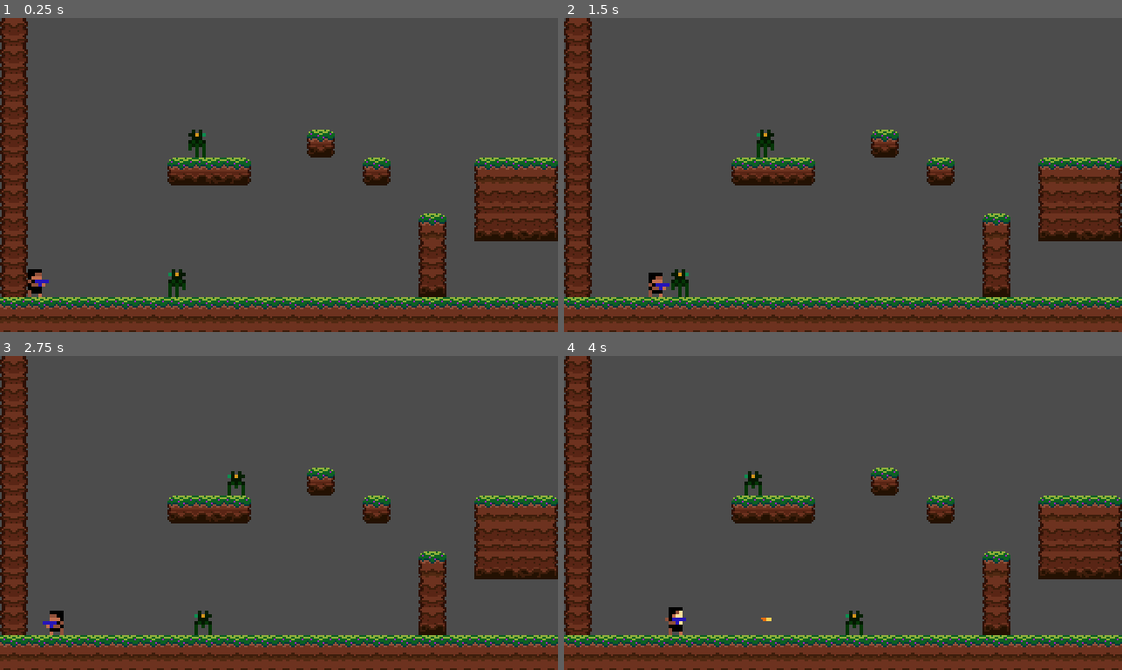
Above: before the commit, frames 1-4 (two rows, left to right).
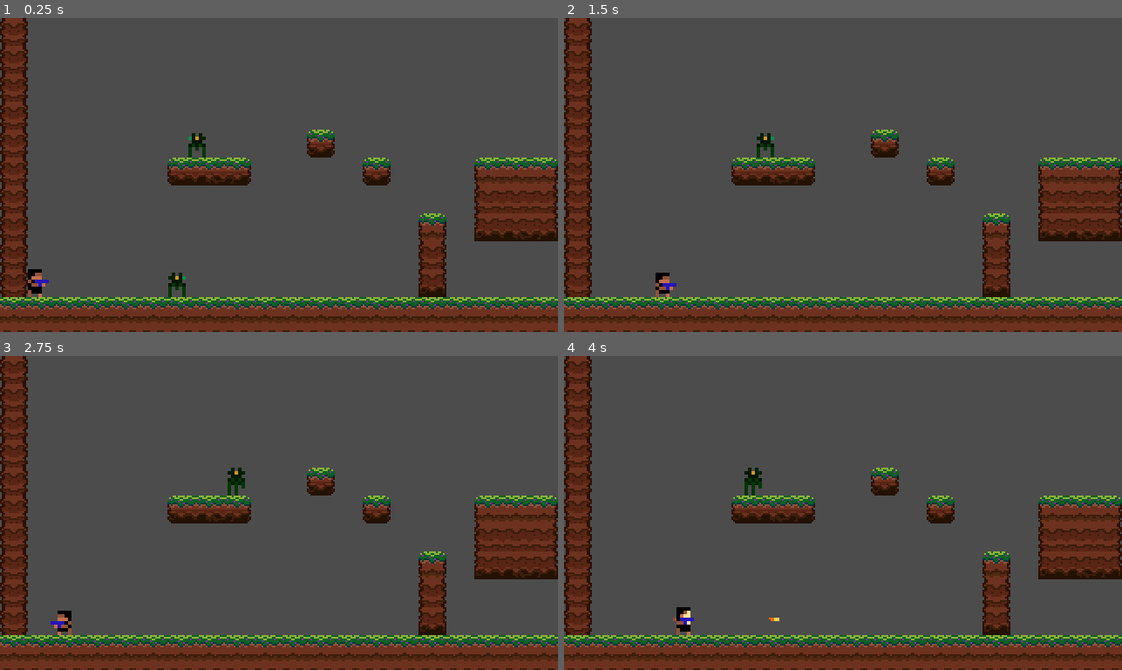
Above: after the commit, the same moments.

Repository: heartyhardy/pewpew-the-game
Game: Godot game, scene res://LevelOne.tscn
Same seed, same stepped clock (60 frames per second), same inputs: the game is played once before the commit and once after it.
Inputs:
- Up to frame 1 (0.25 s): no input
- Up to frame 2 (1.5 s): hold Right (ui_right) from 0.53 s (still down); tap Space (ui_select) at 0.77 s
- Up to frame 3 (2.75 s): tap Space (ui_select) at 1.52 s; release Right (ui_right) at 2.03 s; hold Left (ui_left) from 2.03 s (still down)
- Up to frame 4 (4 s): release Left (ui_left) at 2.78 s; hold Right (ui_right) from 2.78 s (still down); tap Space (ui_select) at 3.02, 3.77 s

The runs differ from the first frame. In frame 1, 0.3% of the frame differs, in the area x 30-37%, y 35-89%; in frame 2, 0.6%; in frame 3, 0.6%; in frame 4, 0.6%, in the area x 18-54%, y 35-89%.

Commit message:
Worked on the Spidermine, Added turn behavior on hit, explode and death functionalities

Diff:
--- a/Player.gd
+++ b/Player.gd
@@ -13,7 +13,7 @@
 var is_attacking = false
 
 func _ready():
-	pass # Replace with function body.
+	PlayerGlobals.set("player", self)
 
 func _physics_process(delta):
 
@@ -77,3 +77,6 @@
 #IS THE ANIMATION DONE?
 func _on_Player_Anim_animation_finished():
 	is_attacking = false
+
+func die():
+	print_debug("DEEEEAD")
--- /dev/null
+++ b/PlayerGlobals.gd
@@ -0,0 +1,7 @@
+extends Node2D
+
+#PLAYER OBJECT
+var player
+
+func _ready():
+	pass # Replace with function body.
--- /dev/null
+++ b/PlayerGlobals.tscn
@@ -0,0 +1,6 @@
+[gd_scene load_steps=2 format=2]
+
+[ext_resource path="res://PlayerGlobals.gd" type="Script" id=1]
+
+[node name="PlayerGlobals" type="Node2D"]
+script = ExtResource( 1 )
--- a/RegularBullet.gd
+++ b/RegularBullet.gd
@@ -1,6 +1,8 @@
 extends Area2D
 
 export(int) var speed = 200
+export(int) var damage = 10
+
 var velocity = Vector2()
 var direction = 1
 
@@ -26,5 +28,7 @@
 	queue_free()
 
 #RELEASE IF COLLIDE
-func _on_RegularBullet_body_entered(_body):
+func _on_RegularBullet_body_entered(body):
+	if body.get_meta("Type") == "ENEMY":
+		body.hit_by_player(damage, position.x)
 	queue_free()
--- a/Spidermine.gd
+++ b/Spidermine.gd
@@ -4,15 +4,29 @@
 const FLOOR = Vector2(0, -1)
 
 export(int) var speed = 40
+export(int) var hp = 50
+
+var prev_speed = speed
 var velocity = Vector2()
 var direction = 1
 var is_attacking = false
+var is_alive = true
 
+#SET TYPE TO ENEMY
 func _ready():
-	pass # Replace with function body.
+	set_meta("Type","ENEMY")
 
 func _physics_process(delta):
-	velocity.x = speed * direction
+
+	if !is_alive:
+		return
+
+#	IF NOT ATTACKING MOVE NORMALLY OR MOVE 2X FASTER
+	if !is_attacking:
+		velocity.x = speed * direction
+	elif is_attacking:
+		velocity.x = speed * 2 * direction
+
 	velocity.y += GRAVITY
 
 #	FLIP SPRITE WHEN DIRECTION CHANGES
@@ -24,18 +38,17 @@
 #	CHANGE ANIMATION DEPENDING ON STATE
 	if !is_attacking:
 		$Spider_Anim.play("Patrol")
+		$VisonRay.cast_to = Vector2(direction * 50,0)
 	elif is_attacking:
 		$Spider_Anim.play("Attack")
+		$VisonRay.cast_to = Vector2(direction * 100,0)
 
 
 	velocity = move_and_slide(velocity, FLOOR)
 
 #	CHANGE RAYCASTING DIRECTION
 	if is_on_wall():
-		direction *= -1
-		$LedgeDetectRay.position.x *= -1
-		$VisonRay.position.x *= -1
-		$VisonRay.cast_to *= -1
+		turn()
 
 #	IF PLAYER IS BEING DETECTED ATTACK
 	if $VisonRay.is_colliding():
@@ -46,7 +59,44 @@
 
 #	IF LEDGE IS DETECTED CHANGE RAYCASTING DIRECTION
 	if !$LedgeDetectRay.is_colliding() and !is_attacking:
-		direction *= -1
-		$LedgeDetectRay.position.x *= -1
-		$VisonRay.position.x *= -1
-		$VisonRay.cast_to *= -1
+		turn()
+
+#	IF PLAYER GETS HIT THEN EXPLODE
+	if get_slide_count() > 0:
+		for i in (get_slide_count()):
+			if "Player" in get_slide_collision(i).collider.name:
+				is_alive = false
+				$Spider_Hitbox.set_deferred("disabled", true)
+				$Spider_Anim.play("Explode")
+				get_slide_collision(i).collider.die()
+
+
+func turn():
+	direction *= -1
+	$LedgeDetectRay.position.x *= -1
+	$VisonRay.position.x *= -1
+	$VisonRay.cast_to *= -1
+
+#ON PLAYER HIT, TURN IF NECESSARY
+func hit_by_player(dmg,xpos):
+	hp -= dmg
+	if should_turn():
+		turn()
+	if hp <= 0:
+		is_alive = false
+		$Spider_Hitbox.set_deferred("disabled", true)
+		$Spider_Anim.play("Death")
+
+#WHEN GETS HIT BY PLAYER FROM BEHIND, TURN BACK
+func should_turn():
+	var player_pos = PlayerGlobals.get("player").position.x
+	if player_pos < position.x and sign($VisonRay.position.x) == 1:
+		return true
+	if player_pos > position.x and sign($VisonRay.position.x) == -1:
+		return true
+	return false
+
+#QUEUE FREE IF DEAD
+func _on_Spider_Anim_animation_finished():
+	if !is_alive:
+		queue_free()
--- a/Spidermine.tscn
+++ b/Spidermine.tscn
@@ -12,13 +12,23 @@
 [ext_resource path="res://sprites/spidermine/v1/pewpew_spidermine04.png" type="Texture" id=10]
 [ext_resource path="res://sprites/spidermine/v1/pewpew_spidermine00.png" type="Texture" id=11]
 [ext_resource path="res://sprites/spidermine/v1/pewpew_spidermine03.png" type="Texture" id=12]
+[ext_resource path="res://sprites/spidermine/v1/pewpew_spidermine15.png" type="Texture" id=13]
+[ext_resource path="res://sprites/spidermine/v1/pewpew_spidermine16.png" type="Texture" id=14]
+[ext_resource path="res://sprites/spidermine/v1/pewpew_spidermine17.png" type="Texture" id=15]
+[ext_resource path="res://sprites/spidermine/v1/pewpew_spidermine18.png" type="Texture" id=16]
+[ext_resource path="res://sprites/spidermine/v1/pewpew_spidermine19.png" type="Texture" id=17]
+[ext_resource path="res://sprites/spidermine/v1/pewpew_spidermine20.png" type="Texture" id=18]
+[ext_resource path="res://sprites/spidermine/v1/pewpew_spidermine11.png" type="Texture" id=19]
+[ext_resource path="res://sprites/spidermine/v1/pewpew_spidermine12.png" type="Texture" id=20]
+[ext_resource path="res://sprites/spidermine/v1/pewpew_spidermine13.png" type="Texture" id=21]
+[ext_resource path="res://sprites/spidermine/v1/pewpew_spidermine14.png" type="Texture" id=22]
 
 [sub_resource type="SpriteFrames" id=1]
 animations = [ {
 "frames": [ ExtResource( 11 ), ExtResource( 10 ), ExtResource( 8 ), ExtResource( 9 ) ],
 "loop": true,
 "name": "Attack",
-"speed": 10.0
+"speed": 15.0
 }, {
 "frames": [ ExtResource( 11 ), ExtResource( 6 ), ExtResource( 7 ), ExtResource( 12 ) ],
 "loop": true,
@@ -29,6 +39,11 @@
 "loop": true,
 "name": "Death",
 "speed": 5.0
+}, {
+"frames": [ ExtResource( 19 ), ExtResource( 20 ), ExtResource( 21 ), ExtResource( 22 ), ExtResource( 13 ), ExtResource( 14 ), ExtResource( 15 ), ExtResource( 16 ), ExtResource( 17 ), ExtResource( 18 ) ],
+"loop": true,
+"name": "Explode",
+"speed": 25.0
 } ]
 
 [sub_resource type="RectangleShape2D" id=2]
@@ -43,8 +58,8 @@
 [node name="Spider_Anim" type="AnimatedSprite" parent="."]
 scale = Vector2( 2, 2 )
 frames = SubResource( 1 )
-animation = "Patrol"
-frame = 3
+animation = "Explode"
+frame = 9
 
 [node name="Spider_Hitbox" type="CollisionShape2D" parent="."]
 visible = false
@@ -60,3 +75,4 @@
 position = Vector2( 5.97087, -2.97606 )
 enabled = true
 cast_to = Vector2( 50, 0 )
+[connection signal="animation_finished" from="Spider_Anim" to="." method="_on_Spider_Anim_animation_finished"]
--- a/project.godot
+++ b/project.godot
@@ -18,6 +18,10 @@
 config/name="pewpew"
 run/main_scene="res://LevelOne.tscn"
 config/icon="res://icon.png"
+
+[autoload]
+
+PlayerGlobals="*res://PlayerGlobals.tscn"
 
 [display]
 
Not shown: 1 places in Spidermine.tscn that only renumber resources
Binary file added: previews/pewpew-d-2.gif
